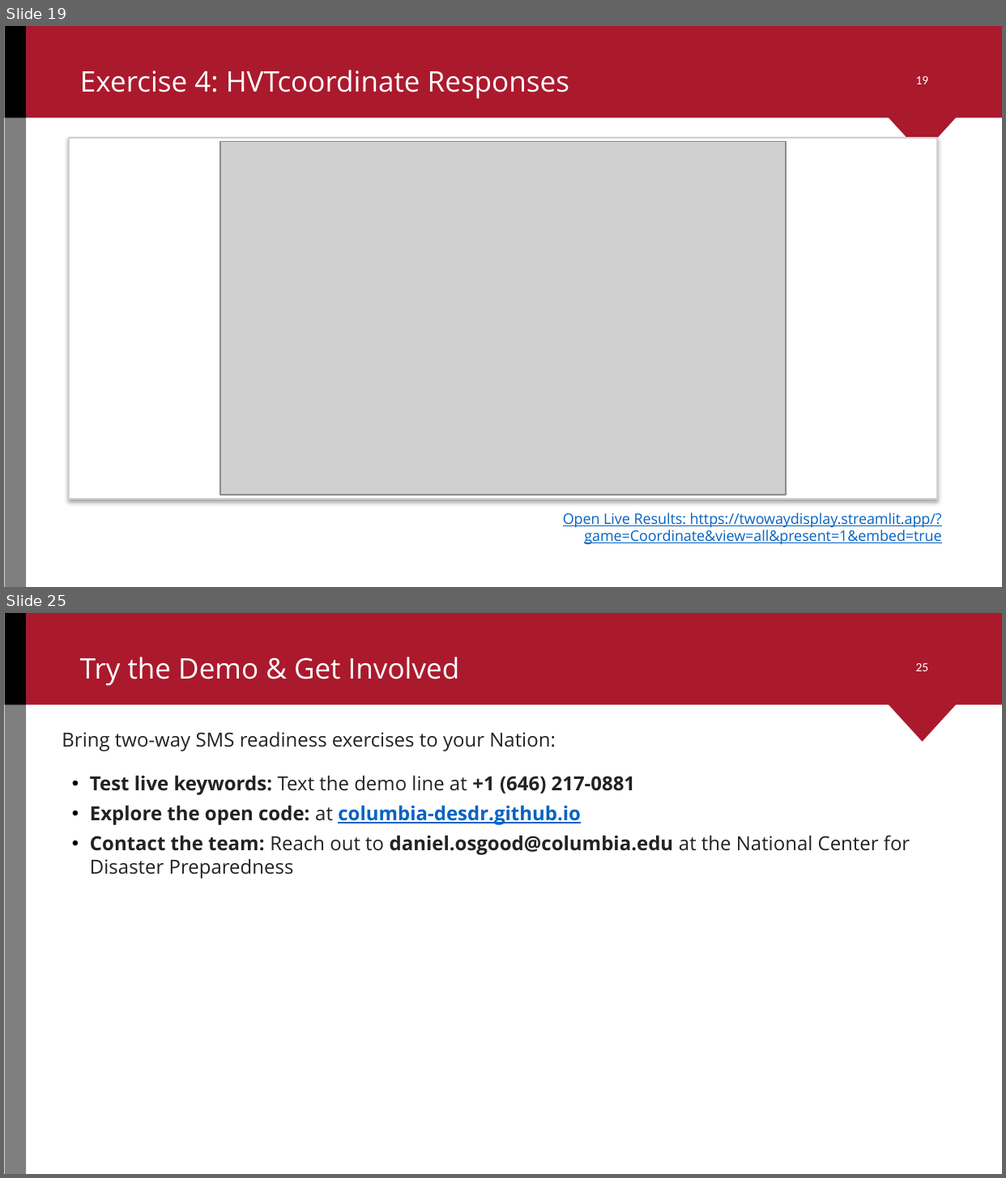
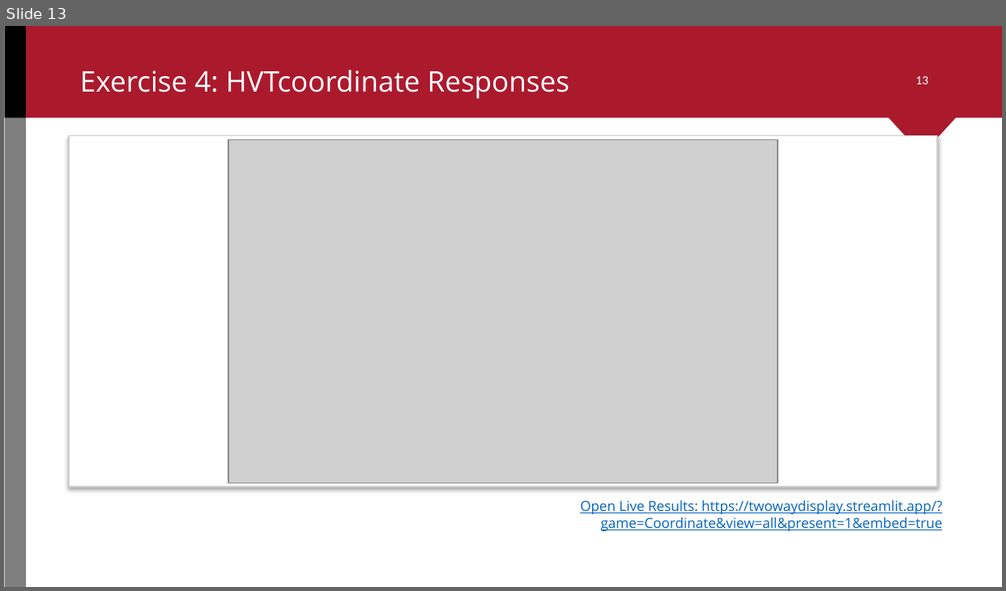
Before and after one commit to ccsfist/gitio2ppt, a slide deck: HoopaValley_Workshop.pptx. Shown one above the other, each under a label of ours: slides 19 and 25 before the commit, slide 13 after it; the slides between them are not shown. The pictures are 1006x1178 and 1006x591 pixels, drawn with LibreOffice and Linux fonts; fonts in the diff are those of the drawing; grey boxes stand for pictures; background and template pictures are left out. Boxes give left, top, right and bottom in pixels: in the first picture for what was removed or moved away, otherwise in the second. Text is boxed around its words. In the diff, an @@ line names an element or a change of style, - is before the commit and + after.

```diff
--- a/HoopaValley_Workshop.pptx
+++ b/HoopaValley_Workshop.pptx
@@ slide 25 removed at bbox=[4, 613, 1002, 1174], background #FFFFFF; not listed: 5 template elements that a slide beside it also shows @@
@@ title removed at bbox=[80, 657, 460, 686] @@
-Try the Demo & Get Involved
@@ text removed at bbox=[62, 731, 556, 752] @@
-Bring two-way SMS readiness exercises to your Nation:
@@ text removed at bbox=[90, 775, 910, 879] @@
-• Test live keywords: Text the demo line at +1 (646) 217-0881
-• Explore the open code: at columbia-desdr.github.io
-• Contact the team: Reach out to daniel.osgood@columbia.edu at the National Center for Disaster Preparedness
@@ what was slide 19 is now slide 13 @@
@@ slide 13 changed as well @@
@@ page number at bbox=[916, 76, 929, 84]: text changed @@
-19
+13
@@ rectangle: place and size @@
-rectangle at bbox=[69, 138, 937, 499]
+rectangle at bbox=[69, 136, 937, 487]
@@ picture: place and size @@
-picture at bbox=[220, 142, 786, 495]
+picture at bbox=[228, 139, 778, 483]
@@ text "Open Live Results: https://twowaydisplay.streamlit.app/?game ...": place and size @@
-text "Open Live Results: https://twowaydisplay.streamlit.app/?game ..." at bbox=[563, 513, 942, 545]
+text "Open Live Results: https://twowaydisplay.streamlit.app/?game ..." at bbox=[580, 501, 943, 531]
@@ text "Open Live Results: https://twowaydisplay.streamlit.app/?game ..." at bbox=[580, 501, 943, 531]: size 10.5 to 10 pt @@
```
Also in this commit, not shown: 14 other slides changed, 9 other slides removed, 6 other files.
